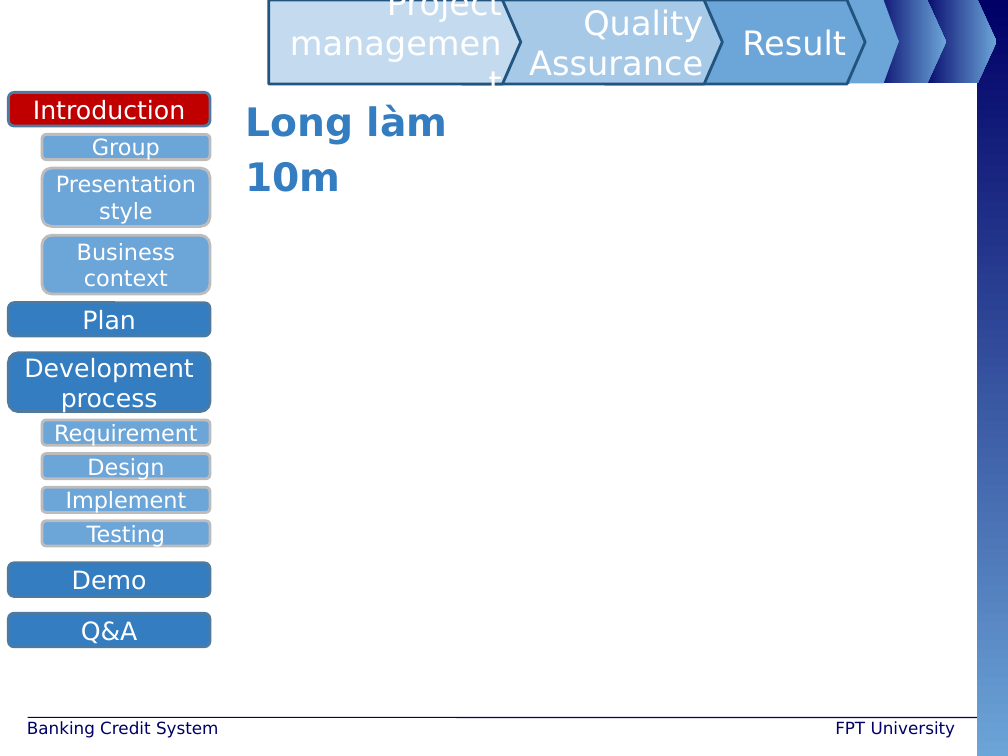
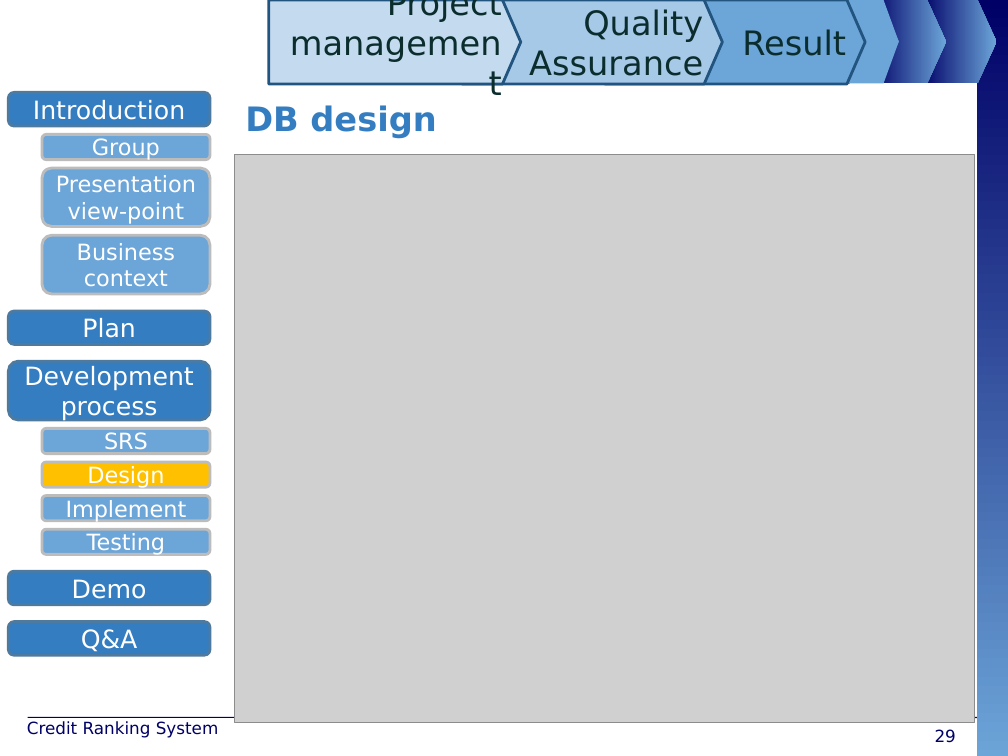
Before and after one commit to maily89/fbdm, a slide deck: slide 29 of Deliverables/FBD - slide.pptx (slide 3 before the commit). Drawn at 1008x756 pixels with LibreOffice and Linux fonts; fonts in the diff are those of the drawing; grey boxes stand for pictures; background and template pictures are left out. Boxes give left, top, right and bottom in pixels: in the first picture for what was removed or moved away, otherwise in the second. Text is boxed around its words. In the diff, an @@ line names an element or a change of style, - is before the commit and + after.

```diff
--- a/Deliverables/FBD - slide.pptx
+++ b/Deliverables/FBD - slide.pptx
@@ text colour #FFFFFF to #0C2D2E in 3 elements at (605,0,865,84), (462,0,722,84), (269,0,521,84) @@
@@ rounded rectangle "Introduction" at (8,93,210,126): fill #C00000 to #337DC0 @@
@@ text at (245,105,436,138): text changed; size 28 to 24 pt @@
-Long làm
-10m
+DB design
@@ text in rounded rectangle at (56,175,196,224): text changed @@
-Presentation style
+Presentation view-point
@@ picture added at (234,154,974,723) @@
@@ 7 rounded rectangles: place and size @@
-7 rounded rectangles at (8,302,211,646)
+7 rounded rectangles at (8,311,211,655)
@@ rounded rectangle removed at (42,420,211,446) @@
-Requirement
@@ rounded rectangle added at (42,428,211,454), fill #6CA5D8, outline #BDBDBD 2 pt, 16 pt, text #FFFFFF @@
+SRS
@@ rounded rectangle "Design" at (42,462,211,487): fill #6CA5D8 to #FFC000 @@
@@ text at (27,721,219,738): text changed @@
-Banking Credit System
+Credit Ranking System
@@ text removed at (835,721,956,738) @@
-FPT University
@@ page number added at (935,729,956,743), 12 pt, text #000066 @@
+29
```
Also in this commit, not shown: 8 other slides changed, 38 slides added, 20 slides removed.
